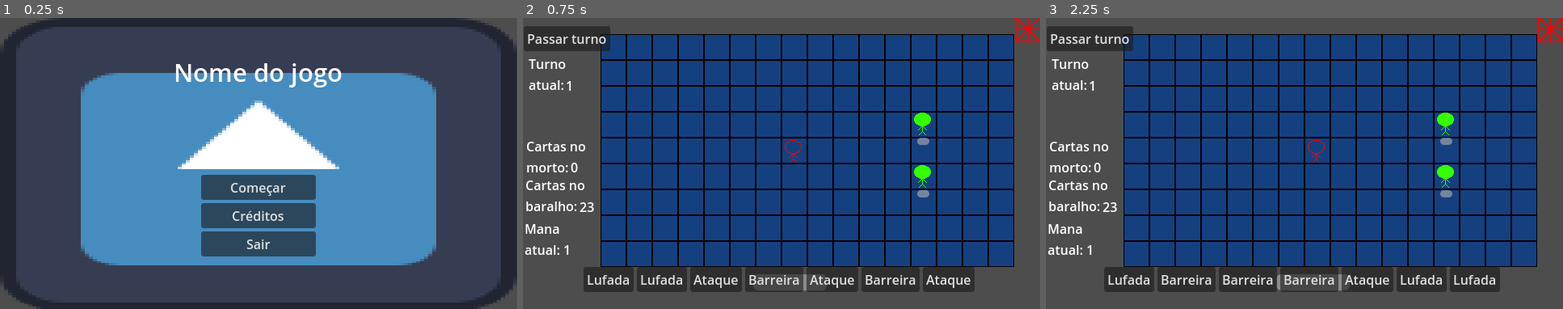
Above: before the commit, frames 1-3 (left to right).
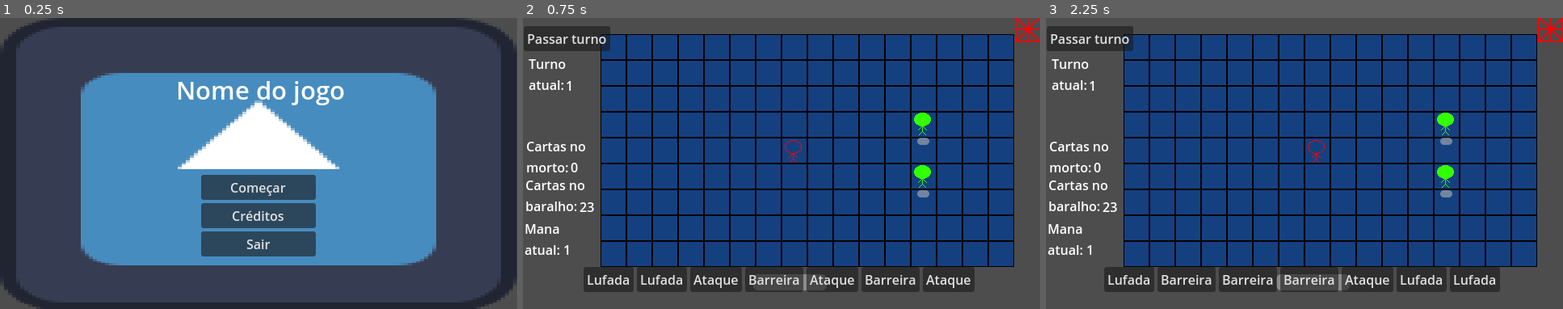
Above: after the commit, the same moments.

Repository: gdp-ufrj/alikia
Game: Godot game, scene res://Scenes/menu.tscn
Two runs of this game, one before a commit and one after it. Both use one fixed random seed, a clock stepped at 60 frames per second and the inputs below. The engine's default icon, where the game draws it, is replaced by a stand-in: a white triangle on a blue panel in a dark square.
Inputs (mouse positions are in pixels of both pictures, inside the frame that each line leads up to):
- Up to frame 1 (0.25 s): no input
- Up to frame 2 (0.75 s): click "Começar" at 0.5 s
- Up to frame 3 (2.25 s): click (1552, 29) at 1.25 s; click "Começar" at 2 s

The runs differ from the first frame. In frame 1, 1.7% of the frame differs, in the area x 34-67%, y 15-30%; in frame 2, nothing differs; in frame 3, nothing differs.

Commit message:
teste menu

Diff:
--- a/Scenes/menu.tscn
+++ b/Scenes/menu.tscn
@@ -25,7 +25,10 @@
 layout_mode = 1
 anchors_preset = 10
 anchor_right = 1.0
-offset_bottom = 135.0
+offset_left = 3.0
+offset_top = 22.0
+offset_right = 3.0
+offset_bottom = 157.0
 grow_horizontal = 2
 text = "Nome do jogo"
 label_settings = SubResource("LabelSettings_7o456")
